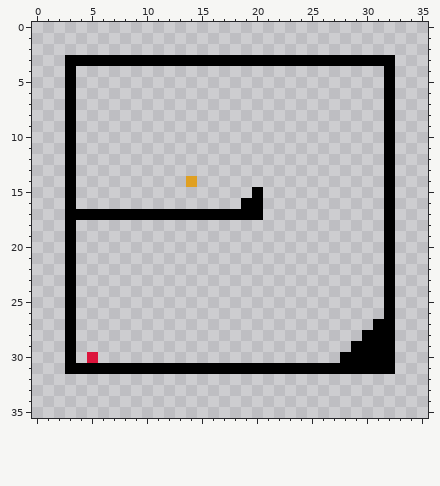
One commit to this pixel-art sprite: AridArnold/Content/Campaigns/MainCampaign/Levels/0201.png. The picture above is the old version.
The file is 36x36 pixels. Colours within 5 levels of each other are drawn and written as one.
Once edited:
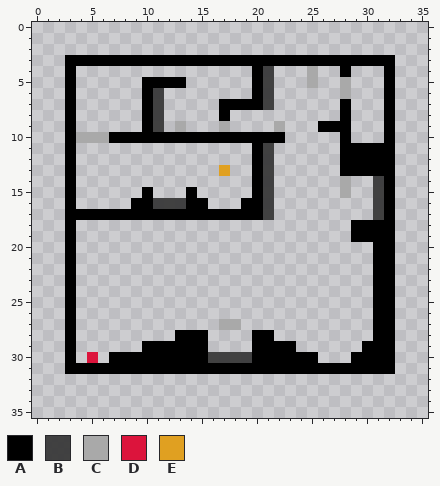
Palette (. is transparent): A #000000  B #404040fe  C #a9a9a9fe  D #dc143c  E #e0a021
The author wrote: 201 level first draft
Diff:
Changed rows in their new state; - is an unchanged pixel.
first column x 4:
 4 ----------------AB---C--A---
 5 ------AAAA------AB---C--C---
 6 ------AB--------AB------C---
 7 ------AB-----AAAAB------A---
 8 ------AB-----A----------A---
 9 ------AB-C---C----C---AAA---
10 CCCAAAAAAAAAAAAAAAA-----A---
11 ----------------AB------AAAA
12 ----------------AB------AAAA
13 -------------E--AB------AAAA
14 ----------.-----AB------C--B
15 ------A---A------B------C--B
16 -----AABBBAA-----B---------B
17 -----------------B---------B
18 -------------------------AAA
19 -------------------------AAA
20 ---------------------------A
21 ---------------------------A
22 ---------------------------A
23 ---------------------------A
24 ---------------------------A
25 ---------------------------A
26 ---------------------------A
27 -------------CC-------------
28 ---------AAA----AA--------.-
29 ------AAAAAA----AAAA-----.--
30 ---AAAAAAAAABBBBAAAAAA--.---
Where, in picture pixels (left, top, right, bottom), the same in both pictures:
changed: (76, 66, 384, 363)
